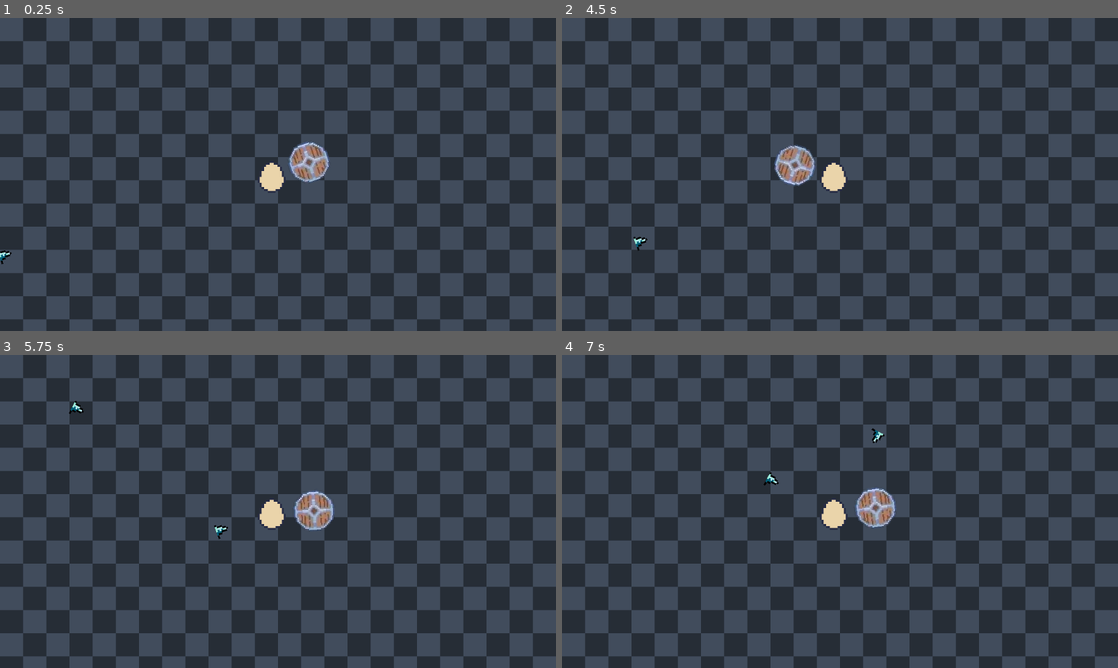
Above: before the commit, frames 1-4 (two rows, left to right).
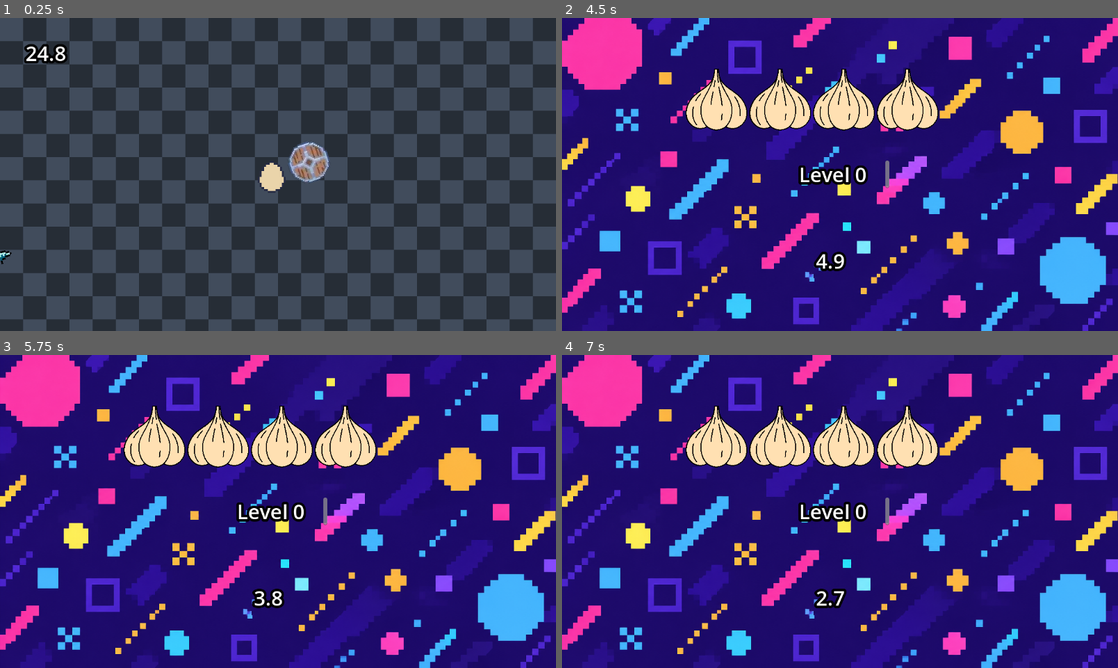
Above: after the commit, the same moments.

Repository: its-anantagarwal/wario-ware
Game: Godot game, scene res://minigame_5.tscn
Same seed, same stepped clock (60 frames per second), same inputs: the game is played once before the commit and once after it. This scene is started directly instead of the project's main scene.
Inputs (mouse positions are in pixels of both pictures, inside the frame that each line leads up to):
- Up to frame 1 (0.25 s): no input
- Up to frame 2 (4.5 s): tap Enter at 0.5 s; move the mouse to (962, 158) at 0.52 s; hold D (right) 0.53-2.03 s; tap Alt at 0.6, 2.1, 3.6 s; click (962, 158) at 0.67 s; tap Space (jump) at 0.77, 1.52, 3.02, 3.77 s; move the mouse to (728, 190) at 1.27 s; tap Shift at 1.35, 2.85, 4.35 s; move the mouse to (895, 105) at 2.02 s; hold A (left) 2.03-2.78 s; move the mouse to (812, 237) at 2.77 s; hold D (right) 2.78-4.28 s; click (812, 237) at 2.92 s; move the mouse to (1006, 221) at 3.52 s; move the mouse to (673, 127) at 4.27 s; hold A (left) from 4.28 s (still down)
- Up to frame 3 (5.75 s): tap Space (jump) at 4.52 s; move the mouse to (305, 511) at 5.02 s; release A (left) at 5.03 s; hold D (right) from 5.03 s (still down); tap Alt at 5.1 s; click (305, 511) at 5.17 s
- Up to frame 4 (7 s): move the mouse to (756, 433) at 5.77 s; release D (right) at 5.78 s; hold A (left) from 5.78 s (still down); tap Shift at 5.85 s; tap Space (jump) at 6.02, 6.77 s; move the mouse to (962, 495) at 6.52 s; tap Alt at 6.6 s

The runs differ from the first frame. In frame 1, 0.4% of the frame differs, in the area x 4-13%, y 8-15%; in frame 2, 100%, in the area x 0-100%, y 0-100%; in frame 3, 100%; in frame 4, 100%.

Commit message:
Complete minigame 5

Diff:
--- a/minigame_1.gd
+++ b/minigame_1.gd
@@ -14,7 +14,7 @@
 func _process(delta: float) -> void:
 
 	if garlic_collected == 3:
-		if Global.minigames_done > 4:
+		if Global.minigames_done > 5:
 			get_tree().change_scene_to_file("res://done_screen.tscn")
 		else:
 			get_tree().change_scene_to_file("res://level_scene.tscn")
--- a/minigame_2.gd
+++ b/minigame_2.gd
@@ -11,7 +11,7 @@
 
 func _process(delta: float) -> void:
 	if buttons_pressed == 5:
-		if Global.minigames_done > 4:
+		if Global.minigames_done > 5:
 			get_tree().change_scene_to_file("res://done_screen.tscn")
 		else:
 			get_tree().change_scene_to_file("res://level_scene.tscn")
--- a/minigame_3.gd
+++ b/minigame_3.gd
@@ -14,7 +14,7 @@
 
 func _process(delta: float) -> void:
 	if flies_alive == 0:
-		if Global.minigames_done > 4:
+		if Global.minigames_done > 5:
 			get_tree().change_scene_to_file("res://done_screen.tscn")
 		else:
 			get_tree().change_scene_to_file("res://level_scene.tscn")
--- a/minigame_4.gd
+++ b/minigame_4.gd
@@ -29,7 +29,7 @@
 
 func _process(delta: float) -> void:
 	if timer_end:
-		if Global.minigames_done>4:
+		if Global.minigames_done>5:
 			get_tree().change_scene_to_file("res://done_screen.tscn")
 		else:
 			get_tree().change_scene_to_file("res://level_scene.tscn")
--- a/minigame_5.gd
+++ b/minigame_5.gd
@@ -1,12 +1,16 @@
 extends Node2D
 
 @onready var egg = $Egg
+@onready var themed_timer: Node2D= $MinigameTimer
 
 var rock_scene = preload("res://rock.tscn")
+var timer_end = false
 
 func _ready():
 	randomize()
 	spawn_rock()
+	await themed_timer.Timer(25.0)
+	timer_end = true
 
 
 
@@ -46,8 +50,19 @@
 
 
 func _process(delta: float) -> void:
-	pass
+	if timer_end:
+		if Global.minigames_done>5:
+			get_tree().change_scene_to_file("res://done_screen.tscn")
+		else:
+			get_tree().change_scene_to_file("res://level_scene.tscn")
 
 
 func _on_rock_timer_timeout() -> void:
 	spawn_rock()
+
+
+func _on_egg_area_entered(area: Area2D) -> void:
+	if area.is_in_group("rocks"):
+		Global.minigames_done-=1
+		Global.lives-=1
+		get_tree().call_deferred("change_scene_to_file", "res://level_scene.tscn")
--- a/minigame_5.tscn
+++ b/minigame_5.tscn
@@ -5,6 +5,7 @@
 [ext_resource type="Texture2D" uid="uid://c7n3j03u50t1t" path="res://egg.png" id="2_o0t2h"]
 [ext_resource type="Texture2D" uid="uid://c1pxxlo7oeomn" path="res://shield.png" id="3_1bf3g"]
 [ext_resource type="Script" uid="uid://b6d5nm2ge0ytj" path="res://shield.gd" id="3_oyiys"]
+[ext_resource type="PackedScene" uid="uid://bftsqahqticxe" path="res://minigame_timer.tscn" id="6_7hn4c"]
 
 [sub_resource type="TileSetAtlasSource" id="TileSetAtlasSource_0vdtu"]
 texture = ExtResource("1_b3dkm")
@@ -95,6 +96,7 @@
 [node name="Egg" type="Area2D" parent="." unique_id=550773996]
 position = Vector2(561, 329)
 scale = Vector2(4.119999, 4.119999)
+collision_mask = 2
 
 [node name="Sprite2D" type="Sprite2D" parent="Egg" unique_id=1657866678]
 texture = ExtResource("2_o0t2h")
@@ -119,5 +121,9 @@
 wait_time = 1.2
 autostart = true
 
+[node name="MinigameTimer" parent="." unique_id=1744183757 instance=ExtResource("6_7hn4c")]
+position = Vector2(53, 44)
+
+[connection signal="area_entered" from="Egg" to="." method="_on_egg_area_entered"]
 [connection signal="area_entered" from="Shield" to="Shield" method="_on_area_entered"]
 [connection signal="timeout" from="rockTimer" to="." method="_on_rock_timer_timeout"]
--- a/timer_screen.gd
+++ b/timer_screen.gd
@@ -11,7 +11,7 @@
 var time
 
 func _ready() -> void:
-	if Global.minigames_done < 4:
+	if Global.minigames_done < 5:
 		Global.minigames_done = Global.minigames_done +1
 		await Timer(5.0)
 		get_tree().change_scene_to_file("res://minigame_" + str(Global.minigames_done) + ".tscn")
